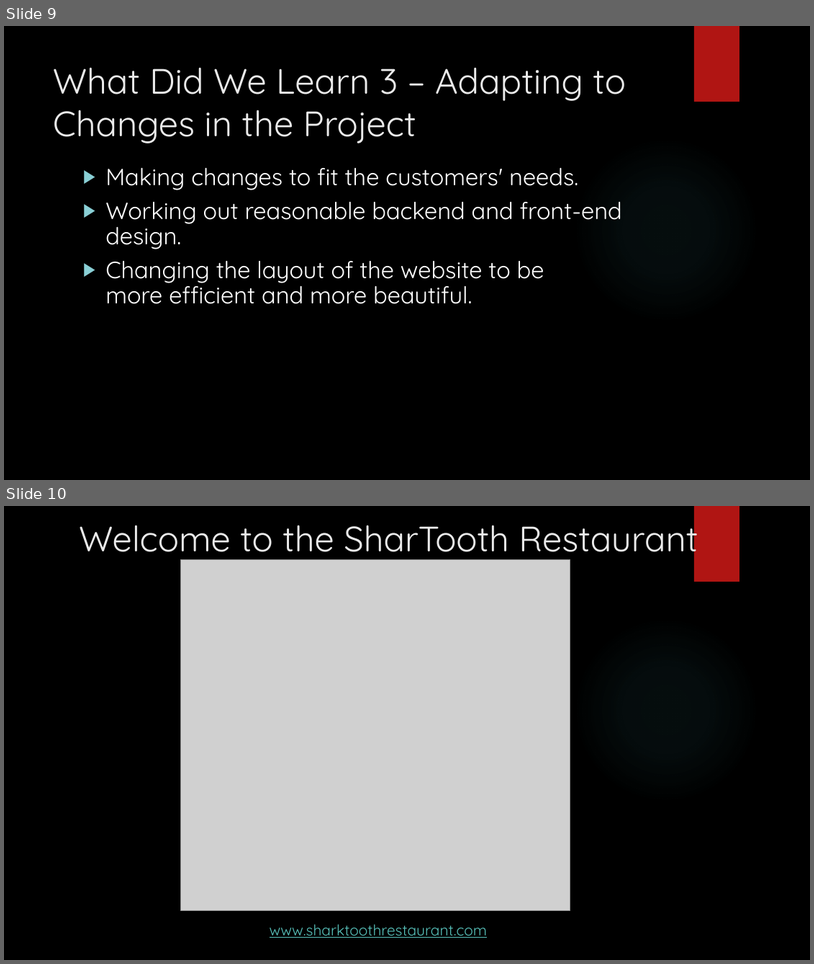
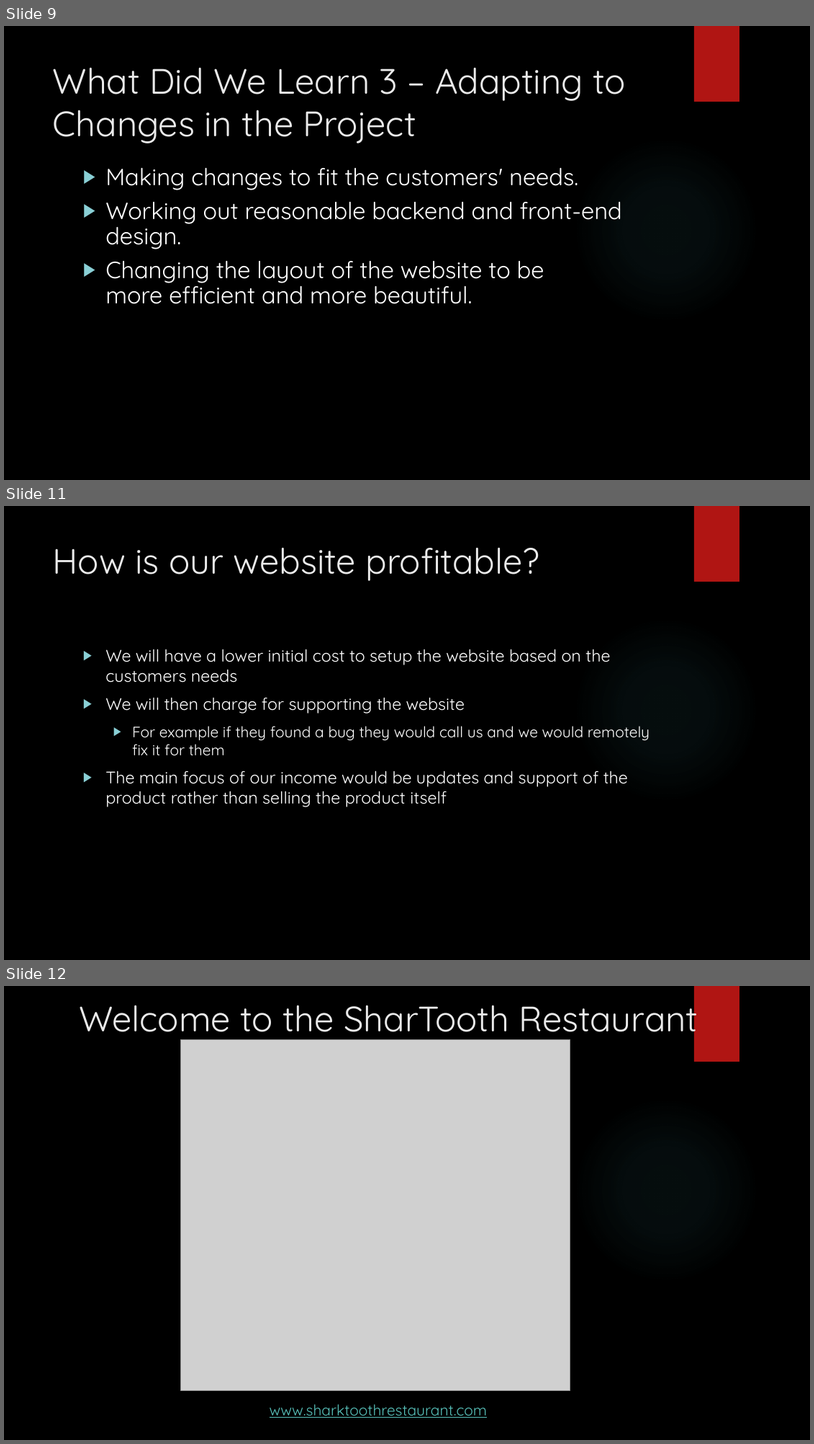
Before and after one commit to 814207579/491_SharkToothSoftware, a slide deck: Archive/CECS491A Presentation.pptx. Shown one above the other, each under a label of ours: slides 9 and 10 before the commit, slides 9, 11 and 12 after it; the slides between them are not shown. The pictures are 814x964 and 814x1444 pixels, drawn with LibreOffice and Linux fonts; fonts in the diff are those of the drawing; grey boxes stand for pictures; background and template pictures are left out. Boxes give left, top, right and bottom in pixels: in the first picture for what was removed or moved away, otherwise in the second. Text is boxed around its words. In the diff, an @@ line names an element or a change of style, - is before the commit and + after.

```diff
--- a/Archive/CECS491A Presentation.pptx
+++ b/Archive/CECS491A Presentation.pptx
@@ slide 11 added at <box>4,506,810,960</box>, background picture (left out); not listed: 2 template elements that a slide beside it also shows @@
@@ title added at <box>53,547,540,581</box>, 42 pt, text #EBEBEB @@
+How is our website profitable?
@@ text added at <box>106,649,650,807</box>, 20 pt, text #FFFFFF @@
+▶ We will have a lower initial cost to setup the website based on the customers needs
+▶ We will then charge for supporting the website
+  ▶ For example if they found a bug they would call us and we would remotely fix it for them
+▶ The main focus of our income would be updates and support of the product rather than selling the product itself
@@ what was slide 10 is now slide 12 @@
```
Also in this commit, not shown: 1 other slide added, 2 other files.
